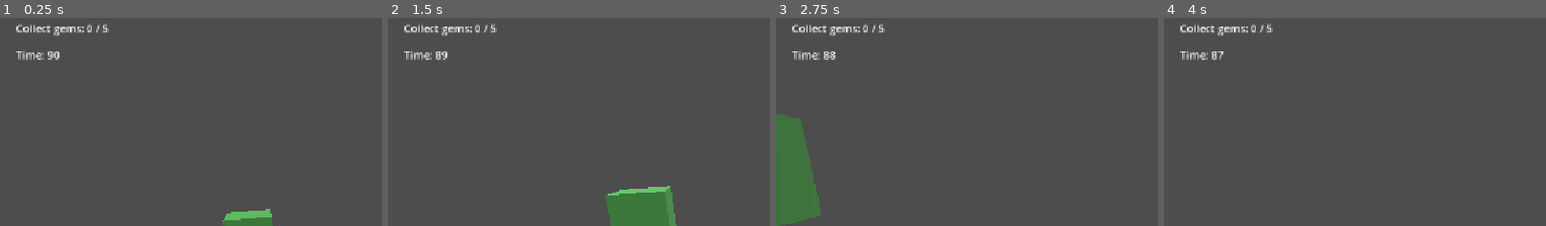
Above: before the commit, frames 1-4 (left to right).
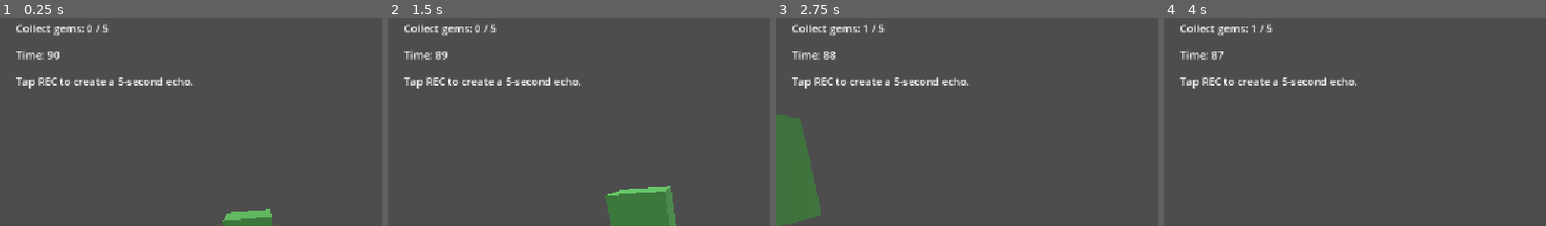
Above: after the commit, the same moments.

Repository: tan15hacks/lowpoly-android
Game: Godot game, scene res://scenes/main.tscn
Two runs of this game, one before a commit and one after it. Both use one fixed random seed, a clock stepped at 60 frames per second and the inputs below.
Inputs (mouse positions are % of the whole screen's width and height, from its top left):
- Up to frame 1 (0.25 s): no input
- Up to frame 2 (1.5 s): move the mouse to (55, 48) at 0.52 s; hold W (move_forward) from 0.53 s (still down); tap Space (jump) at 0.77 s; move the mouse to (45, 49) at 1.27 s
- Up to frame 3 (2.75 s): keep holding W (move_forward); tap Space (jump) at 1.52 s; move the mouse to (52, 47) at 2.02 s
- Up to frame 4 (4 s): keep holding W (move_forward); move the mouse to (49, 50) at 2.77 s; tap Space (jump) at 3.02, 3.77 s; move the mouse to (57, 50) at 3.52 s
The pictures show only the part of the screen within x 0-50%, y 0-50%; the shares and areas given below are measured in that part.

The runs differ from the first frame. In frame 1, 1.0% of the frame differs, in the area x 4-51%, y 28-34%; in frame 2, 1.0%; in frame 3, 1.1%, in the area x 4-51%, y 3-34%; in frame 4, 1.1%.
Error before the commit: Cannot call method 'has_method' on a null value. (res://scripts/main.gd:29)

Commit message:
Add echo recorder node and HUD to main scene

Diff:
--- a/lowpoly-android/scenes/main.tscn
+++ b/lowpoly-android/scenes/main.tscn
@@ -1,10 +1,12 @@
-[gd_scene load_steps=14 format=3 uid="uid://mainprototype001"]
+[gd_scene load_steps=16 format=3 uid="uid://mainprototype001"]
 
 [ext_resource type="PackedScene" path="res://scenes/player.tscn" id="1_player"]
 [ext_resource type="PackedScene" path="res://scenes/mobile_controls.tscn" id="2_mobile_controls"]
 [ext_resource type="Script" path="res://scripts/main.gd" id="3_main_script"]
 [ext_resource type="PackedScene" path="res://scenes/gem.tscn" id="4_gem"]
 [ext_resource type="PackedScene" path="res://scenes/portal.tscn" id="5_portal"]
+[ext_resource type="Script" path="res://scripts/echo_recorder.gd" id="6_echo_recorder"]
+[ext_resource type="PackedScene" path="res://scenes/echo_ghost.tscn" id="7_echo_ghost"]
 
 [sub_resource type="PlaneMesh" id="PlaneMesh_floor"]
 size = Vector2(38, 38)
@@ -33,6 +35,10 @@
 
 [node name="Player" parent="." instance=ExtResource("1_player")]
 position = Vector3(0, 2, 8)
+
+[node name="EchoRecorder" type="Node" parent="."]
+script = ExtResource("6_echo_recorder")
+echo_scene = ExtResource("7_echo_ghost")
 
 [node name="Sun" type="DirectionalLight3D" parent="."]
 rotation = Vector3(-0.872665, 0.785398, 0)
@@ -119,7 +125,7 @@
 [node name="ObjectiveLabel" type="Label" parent="HUD"]
 offset_left = 24.0
 offset_top = 24.0
-offset_right = 680.0
+offset_right = 760.0
 offset_bottom = 80.0
 text = "Collect gems: 0 / 5"
 
@@ -130,4 +136,11 @@
 offset_bottom = 112.0
 text = "Time: 90"
 
+[node name="EchoLabel" type="Label" parent="HUD"]
+offset_left = 24.0
+offset_top = 104.0
+offset_right = 760.0
+offset_bottom = 152.0
+text = "Tap REC to create a 5-second echo."
+
 [node name="MobileControls" parent="." instance=ExtResource("2_mobile_controls")]
